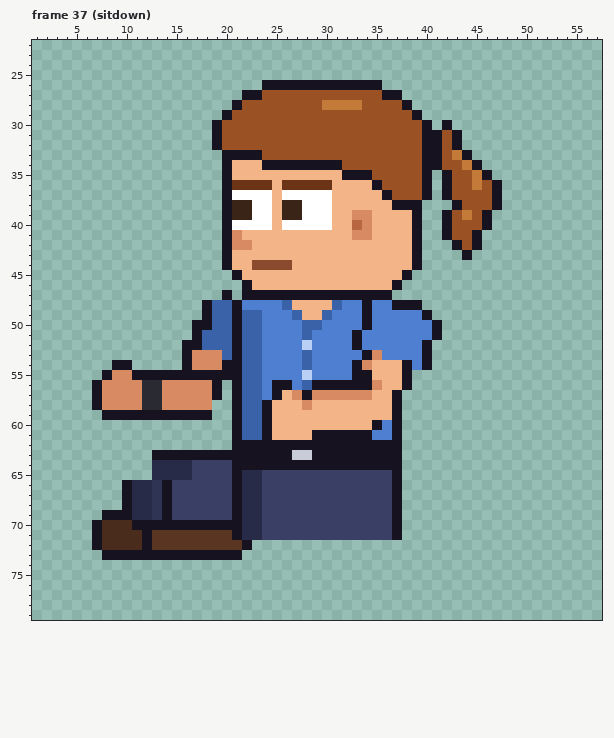
Pixel-art file, stored at sprites/custom/custom_intern_ponytail_left_anim.aseprite. Above, as it was before the edit.
64x80 pixels, 129 frames. Shown: frame 37 (sitdown): x 1..57, y 22..79. The old version is drawn lined up with the new one. The commit also changed other frames, which this record leaves out.
The same view after the edit:
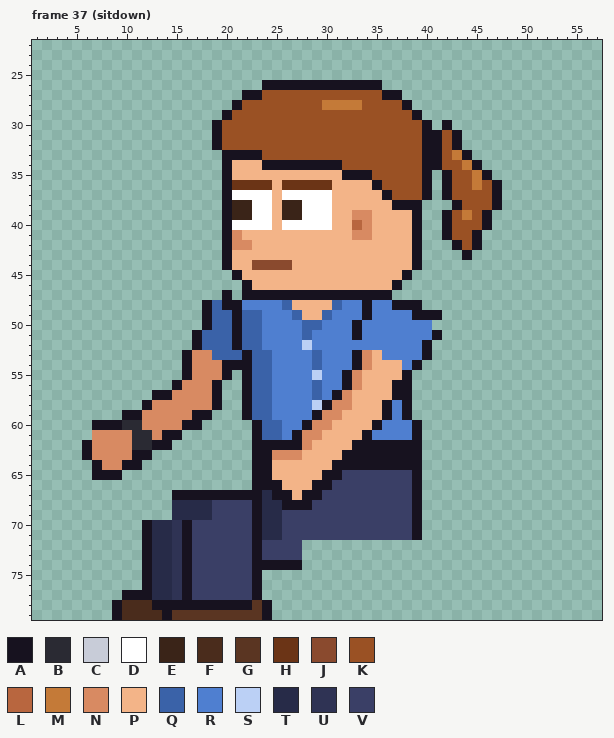
Palette (. is transparent): A #17121f  B #2a2a33  C #c8ccd8  D #ffffff  E #3a2418  F #4a2c1c  G #5a3522  H #6b3416  J #8a4a2e  K #9a5124  L #b8663f  M #c47a38  N #d88a62  P #f3b488  Q #3a62a8  R #4f7fd0  S #bbd0f5  T #272b48  U #2f3354  V #3a3f66
Diff:
whole drawing moved by -2,-6 (the old picture is shown already moved)
Changed rows in their new state; - is an unchanged pixel.
Frame 37 (sitdown):
first column x 6:
48 --------------A---------------------
49 ---------------------------------A-A
50 -----------.---------------AR------.
52 ----------.----------------R--------
53 -------------Q-QA-Q---RQ---ANP------
54 ---..-----------A-Q---RQ--------RA.-
55 --........-NNN-.A-Q---RS--ANP-------
56 -........A-----.A-QRR-RQRR-NPP-A----
57 -......AA------.A-QRRRRQRA-PP---A---
58 -.....AN-----A-.A-QRRRRSANN---ARA---
59 --..--NNNNN----.A-QRRRRANN----ARA---
60 -AAABBNNNNAA---..AQQRRANN------RRA--
61 -NNNNBBNAA-----..AQQRANNPPPP---RRA--
62 ANNNNBBAA------..-----NPPPP-----AA--
63 ANNNNAA..........--NNNPPPP------AA--
64 -ANNAA-..........--PPPPPP-------AA--
65 -AAA---..........AAPPPPPAA-----VVA--
66 ----.............AAAPPPAA------VVA--
67 ----.....AAAAAA-AATAAPAA-------VVA--
68 ----.....TTTT--VVATTAAA--------VVA--
69 --.......TTTT--VVATT-----------VVA--
70 -.....-TTU-VVVVVVATT-----------VVA--
71 -.....-TTUAVVVVVVATT-----------VVA--
72 -.....-TTUAVVVVVVAVVVV--------------
73 --....-TTU-VVVVVVAVVVV--------------
74 ------ATTUAVVVVVVAAAAA--------------
75 ------ATTUAVVVVVVA------------------
76 ------ATTUAVVVVVVA------------------
77 ----AAATTUAVVVVVVA------------------
78 ---AFFFAAAAAAAAAAGA-----------------
79 ---AFFFFAGGGGGGGGGA-----------------
Pixel boxes of the changes (left, top, right, bottom) in both pictures:
changed: (82, 300, 442, 620)
